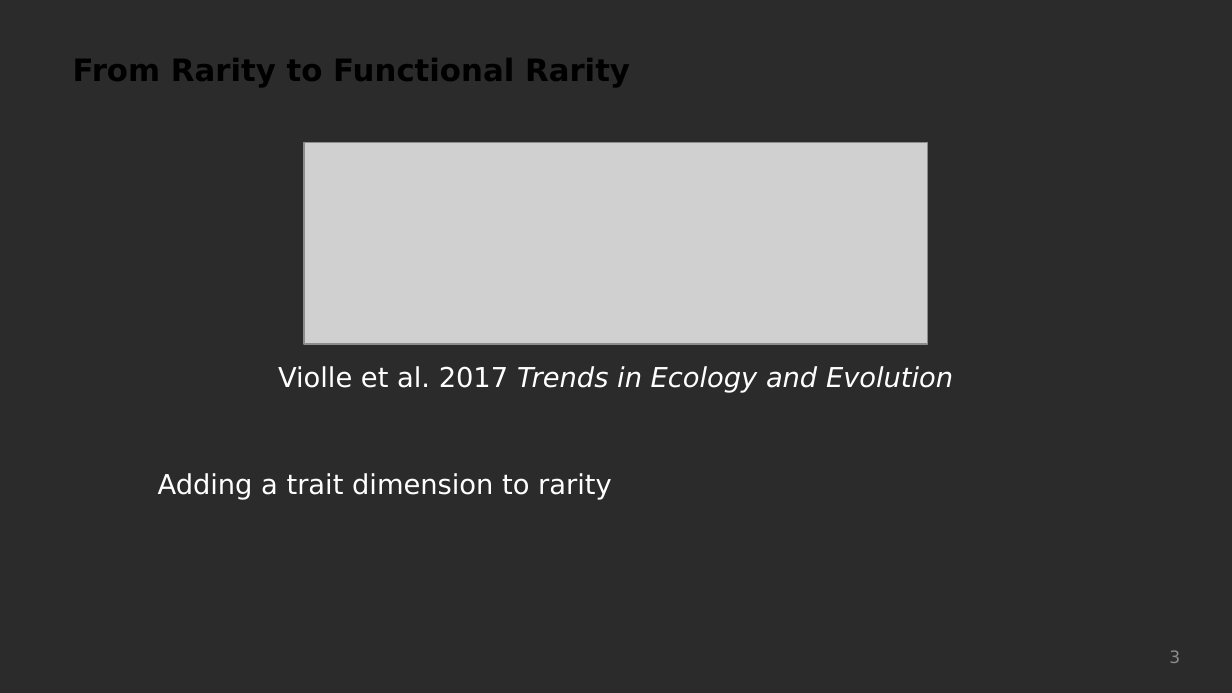
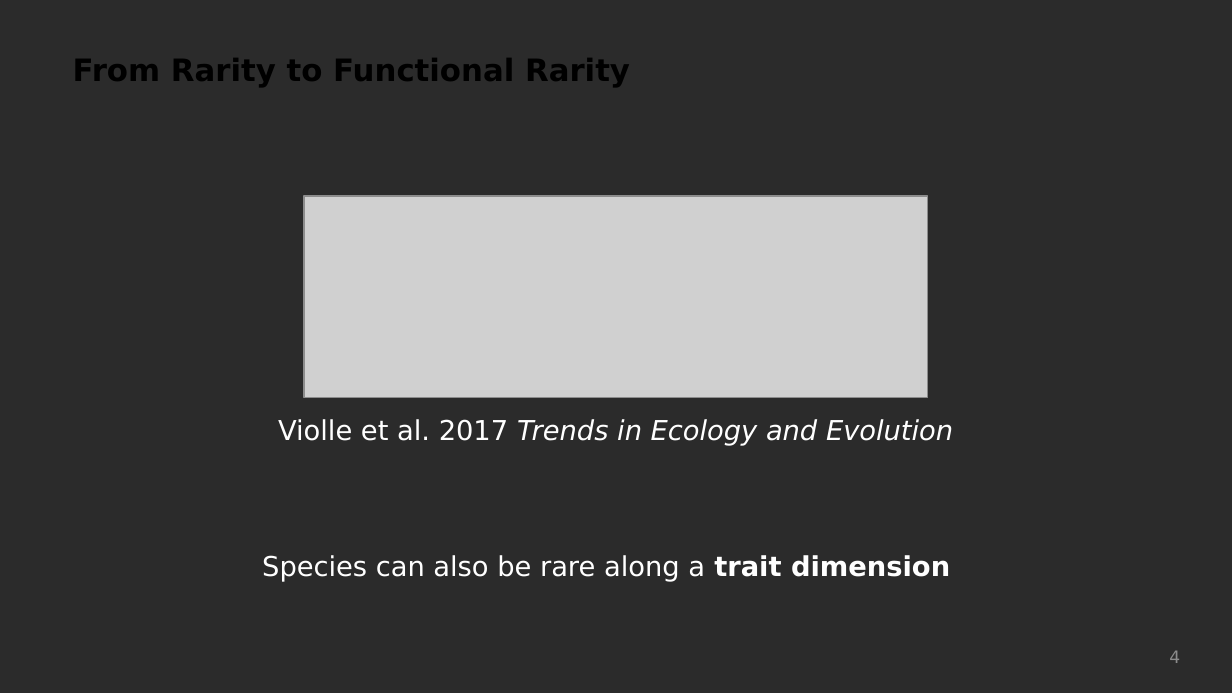
Before and after one commit to FRBCesab/workshop-free, a slide deck: slide 4 of course_pres/functional_rarity_concepts_and_principles.odp (slide 3 before the commit). Drawn at 1232x693 pixels with LibreOffice and Linux fonts; fonts in the diff are those of the drawing; grey boxes stand for pictures; background and template pictures are left out; a plain dark background stands for a picture behind light text. Boxes give left, top, right and bottom in pixels: in the first picture for what was removed or moved away, otherwise in the second. Text is boxed around its words. In the diff, an @@ line names an element or a change of style, - is before the commit and + after.

```diff
--- a/course_pres/functional_rarity_concepts_and_principles.odp
+++ b/course_pres/functional_rarity_concepts_and_principles.odp
@@ picture: place and size @@
-picture at (304, 143, 928, 344)
+picture at (304, 196, 928, 397)
@@ text "Violle et al. 2017 Trends ...": place and size @@
-text "Violle et al. 2017 Trends ..." at (278, 366, 953, 393)
+text "Violle et al. 2017 Trends ..." at (278, 419, 953, 446)
@@ text removed at (158, 473, 612, 500) @@
-Adding a trait dimension to rarity
@@ text added at (262, 555, 950, 582), 16 pt, text #FFFFFF @@
+Species can also be rare along a trait dimension
@@ page number at (1169, 650, 1180, 663): text changed @@
-3
+4
```
Also in this commit, not shown: 1 other slide changed, 1 slide added, 1 slide removed.
